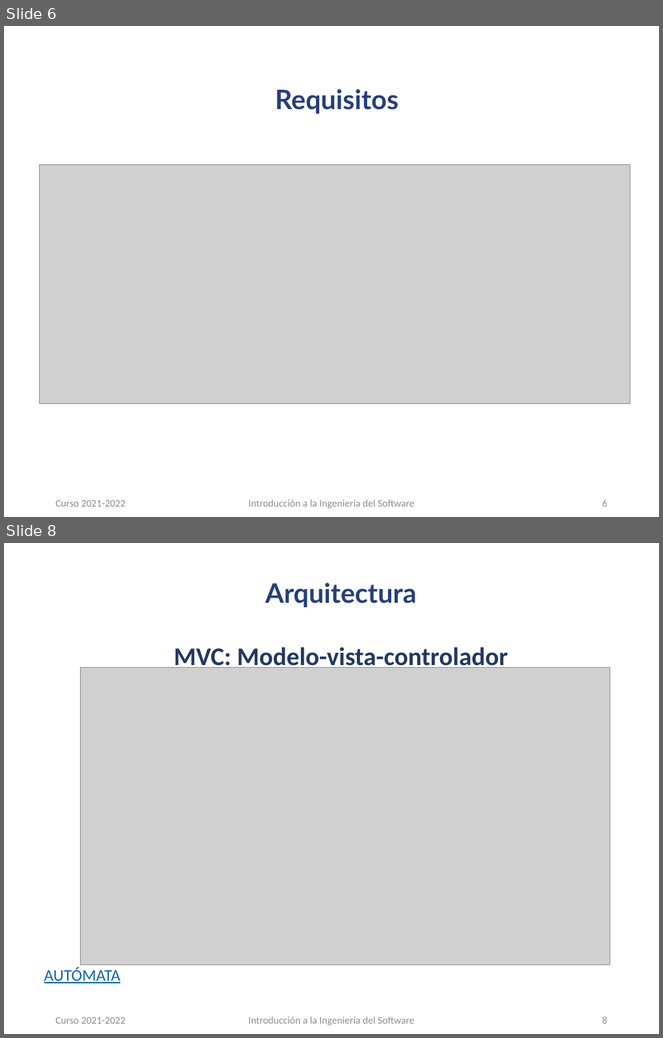
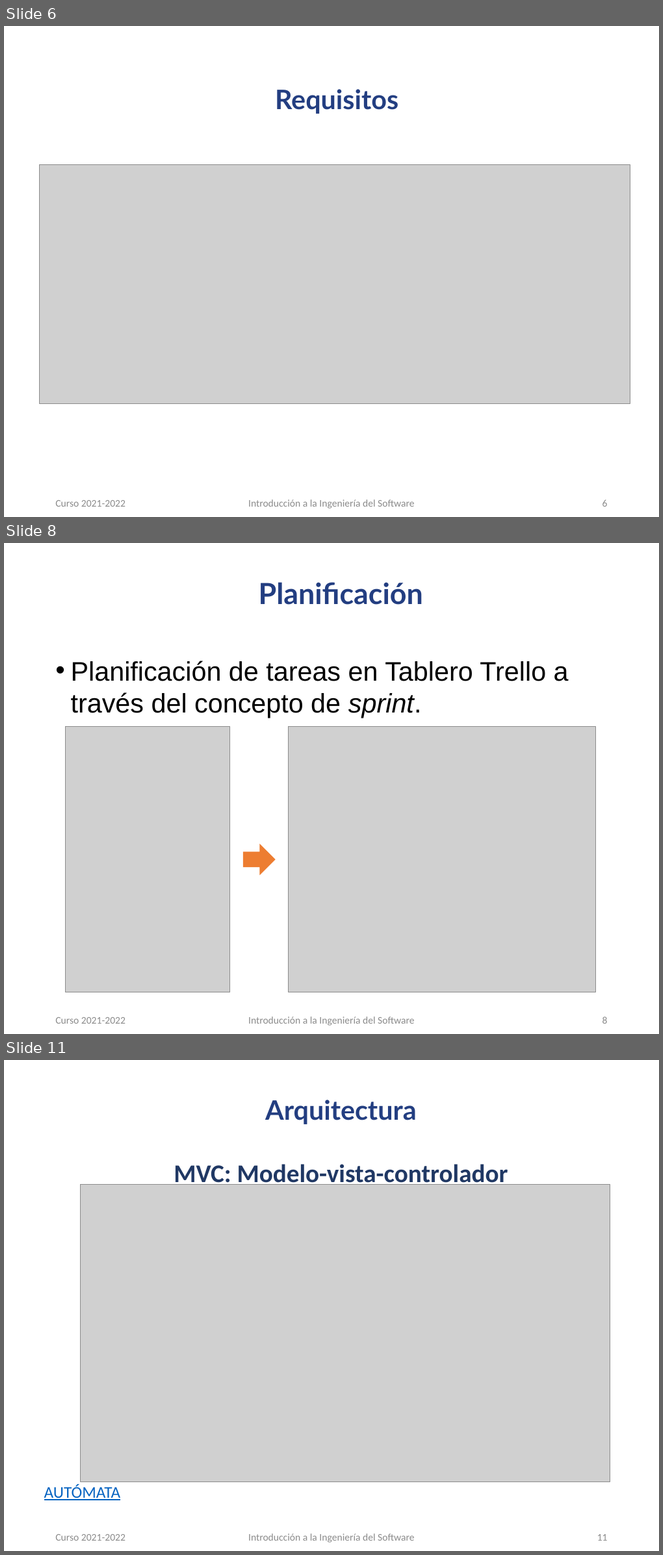
Before and after one commit to carloscmor/PRIMERA_FILA, a slide deck: PFentertainment_presentación.pptx. Shown one above the other, each under a label of ours: slides 6 and 8 before the commit, slides 6, 8 and 11 after it; the slides between them are not shown. The pictures are 663x1038 and 663x1555 pixels, drawn with LibreOffice and Linux fonts; fonts in the diff are those of the drawing; grey boxes stand for pictures; background and template pictures are left out. Boxes give left, top, right and bottom in pixels: in the first picture for what was removed or moved away, otherwise in the second. Text is boxed around its words. In the diff, an @@ line names an element or a change of style, - is before the commit and + after.

Commit message:
Actualización de presentación del proyecto
Agregadas diapositivas y animaciones a la sección de "Planificación" (WIP).

```diff
--- a/PFentertainment_presentación.pptx
+++ b/PFentertainment_presentación.pptx
@@ slide 8 added at box(4, 543, 659, 1034), background #FFFFFF @@
@@ title added at box(259, 582, 423, 605), 32 pt, text #233E81, bold @@
+Planificación
@@ text added at box(71, 661, 569, 718), 29.5 pt, text #000000 @@
+• Planificación de tareas en Tablero Trello a través del concepto de sprint.
@@ picture added at box(65, 726, 230, 992) @@
@@ picture added at box(288, 726, 596, 992) @@
@@ right arrow added at box(244, 845, 275, 875), fill #ED7D31, outline #ED7D31 1 pt @@
@@ text added at box(55, 1017, 126, 1024), 11.1 pt, text #8C8C8C @@
+Curso 2021-2022
@@ text added at box(248, 1017, 414, 1026), 11.1 pt, text #8C8C8C @@
+Introducción a la Ingeniería del Software
@@ page number added at box(603, 1017, 608, 1024), 11.1 pt, text #8C8C8C @@
+8
@@ what was slide 8 is now slide 11 @@
@@ page number at box(597, 1534, 608, 1541): text changed @@
-8
+11
```
Also in this commit, not shown: 1 slide changed, 2 other slides added.
